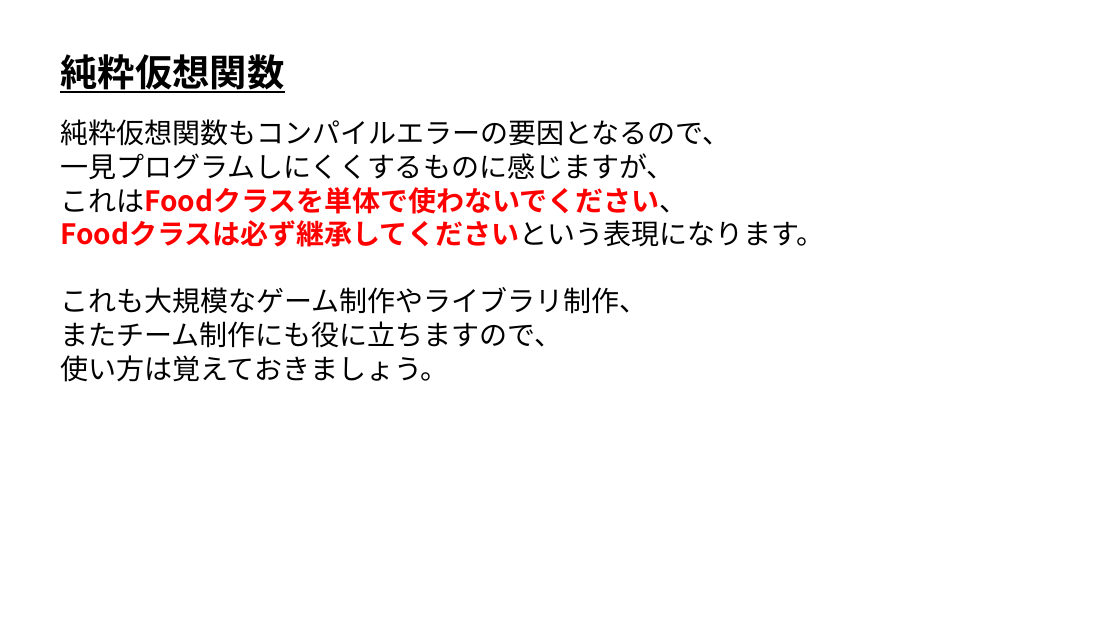
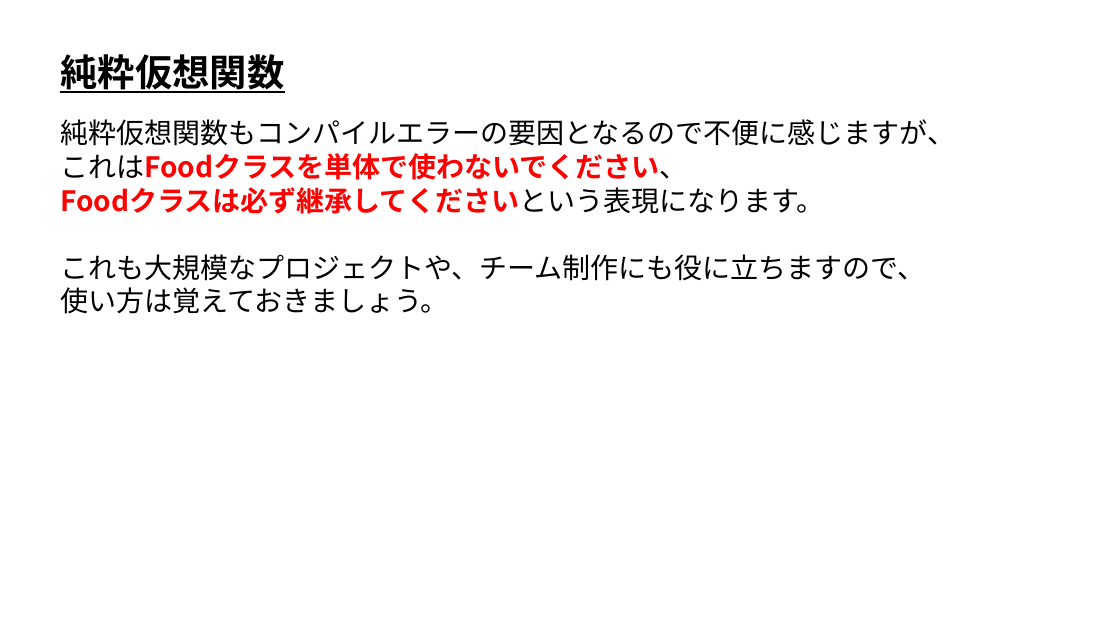
Before and after one commit to ArakiYusuke-Ohara/Textbook, a slide deck: slide 6 of ゲーム科1年/01_後期/プログラミングⅢ/13_純粋仮想関数.pptx. Drawn at 1120x630 pixels with LibreOffice and Linux fonts; fonts in the diff are those of the drawing. Boxes give left, top, right and bottom in pixels: in the first picture for what was removed or moved away, otherwise in the second. Text is boxed around its words. In the diff, an @@ line names an element or a change of style, - is before the commit and + after.

Commit message:
C++スライドを微修正

```diff
--- a/ゲーム科1年/01_後期/プログラミングⅢ/13_純粋仮想関数.pptx
+++ b/ゲーム科1年/01_後期/プログラミングⅢ/13_純粋仮想関数.pptx
@@ text at [60, 119, 955, 146]: text changed @@
-純粋仮想関数もコンパイルエラーの要因となるので、
-一見プログラムしにくくするものに感じますが、
+純粋仮想関数もコンパイルエラーの要因となるので不便に感じますが、
@@ text at [60, 254, 925, 281]: text changed @@
-これも大規模なゲーム制作やライブラリ制作、
-またチーム制作にも役に立ちますので、
+これも大規模なプロジェクトや、チーム制作にも役に立ちますので、
```
Also in this commit, not shown: 1 other slide changed, 11 other files.
